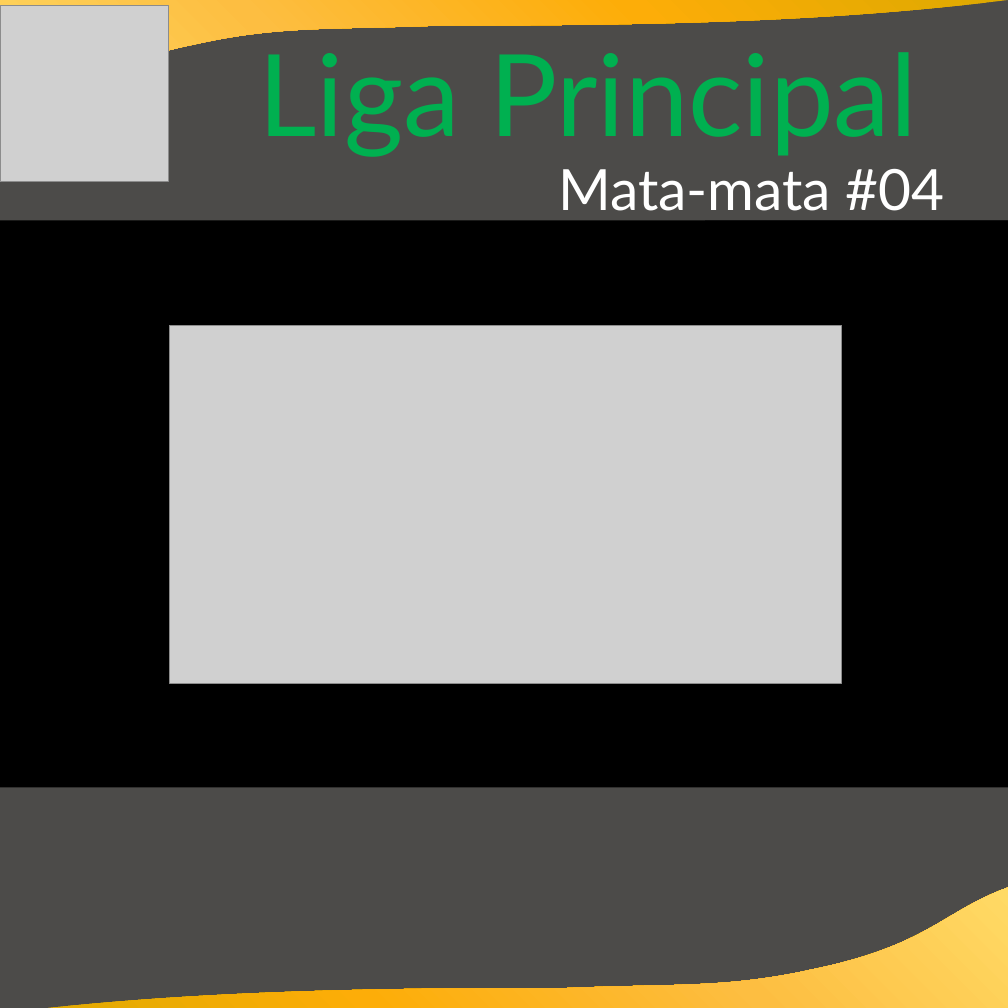
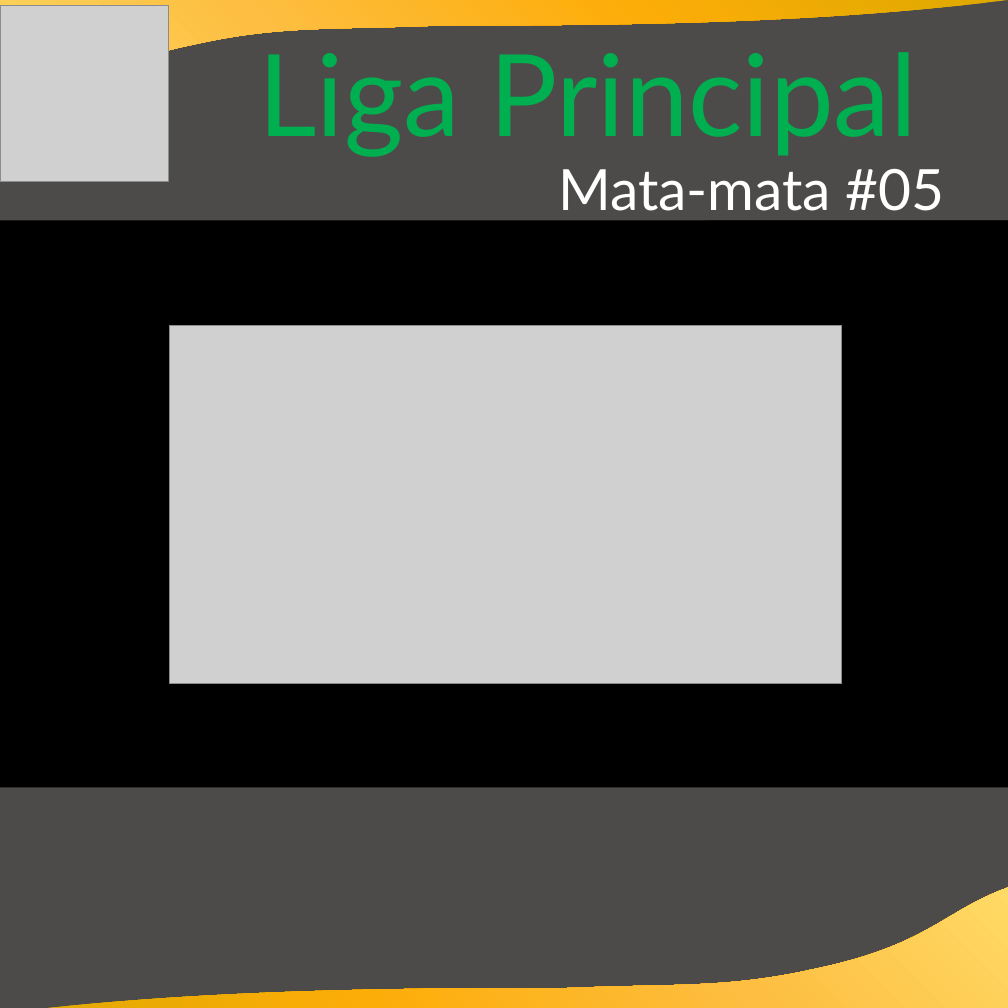
Before and after one commit to cknakayama/automacao_ligaroletarussa2021, a slide deck: slide 8 of Informativos.pptx. Drawn at 1008x1008 pixels with LibreOffice and Linux fonts; fonts in the diff are those of the drawing; grey boxes stand for pictures; background and template pictures are left out. Boxes give left, top, right and bottom in pixels: in the first picture for what was removed or moved away, otherwise in the second. Text is boxed around its words. In the diff, an @@ line names an element or a change of style, - is before the commit and + after.

```diff
--- a/Informativos.pptx
+++ b/Informativos.pptx
@@ text at [558, 169, 945, 211]: text changed @@
-Mata-mata #04
+Mata-mata #05
```
Also in this commit, not shown: 8 other slides changed, 2 other files.
